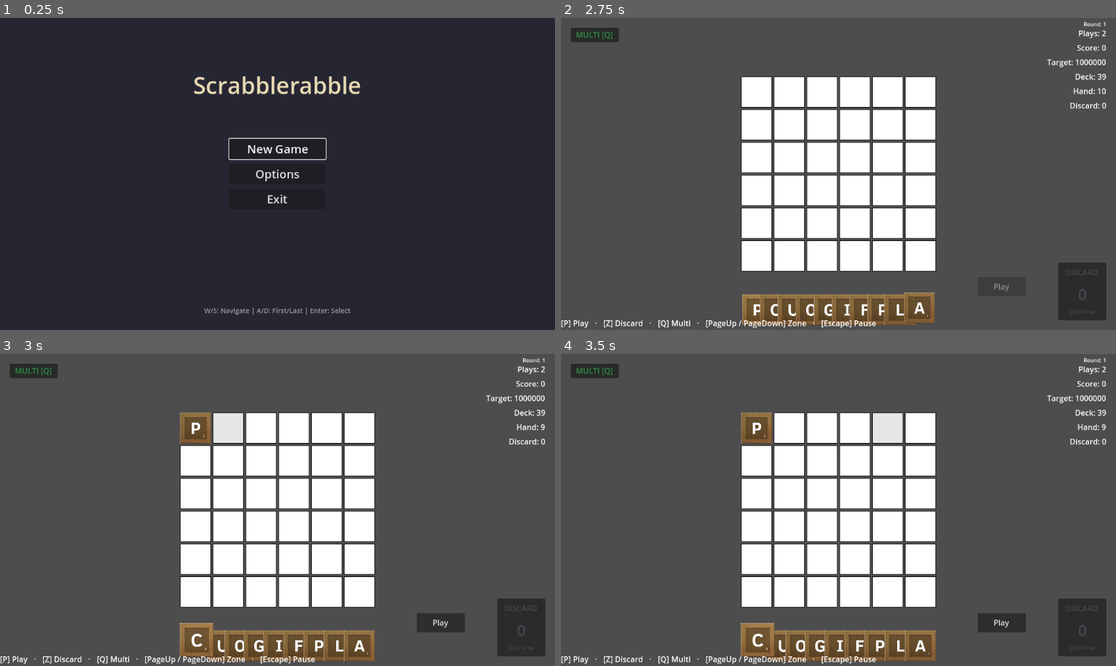
Above: before the commit, frames 1-4 (two rows, left to right).
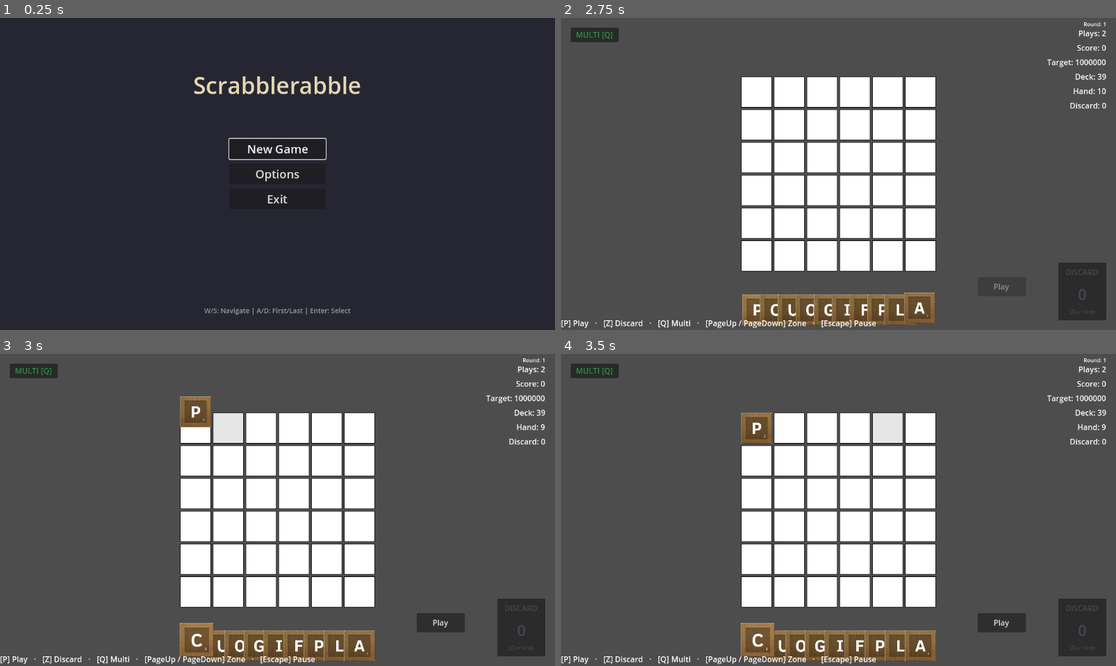
Above: after the commit, the same moments.

Repository: rcmilan/godot-scrabblerabble
Game: Godot game, scene res://scenes/title_screen/title_screen.tscn
The game is run twice, just before and just after one commit, with the same random seed, the same clock (stepped at 60 frames per second) and the same inputs.
Inputs (mouse positions are in pixels of both pictures, inside the frame that each line leads up to):
- Up to frame 1 (0.25 s): no input
- Up to frame 2 (2.75 s): click "New Game" at 0.5 s; click "New Game" at 1.25 s; click "Start Run" at 2 s
- Up to frame 3 (3 s): tap Enter (ui_accept) at 2.75 s; drag from (194, 428) to (333, 441) at 2.77 s
- Up to frame 4 (3.5 s): no input

Frames 1-2 are identical in both runs. In frame 3, 0.7% of the frame differs, in the area x 32-39%, y 13-29%; in frame 4, nothing differs.

Commit message:
fix: unify place-to-board animation across all placement methods
Changed default animated=false to animated=true in _place_tiles_on_cell
so that tile placements via cell click now animate consistently with
confirm (spacebar) and typing mode placements.

Co-Authored-By: Claude Opus 4.6 <noreply@anthropic.com>

Diff:
--- a/scripts/controllers/gameplay_controller.gd
+++ b/scripts/controllers/gameplay_controller.gd
@@ -555,7 +555,7 @@
 # =============================================================================
 
 ## Places one or more movable tiles starting at the target cell.
-func _place_tiles_on_cell(movable: Array[Tile], cell: BoardCell, animated: bool = false) -> void:
+func _place_tiles_on_cell(movable: Array[Tile], cell: BoardCell, animated: bool = true) -> void:
 	if movable.size() > 1:
 		var cells: Array[BoardCell] = _placement.get_sequential_cells(cell, movable.size())
 		if cells.is_empty():
